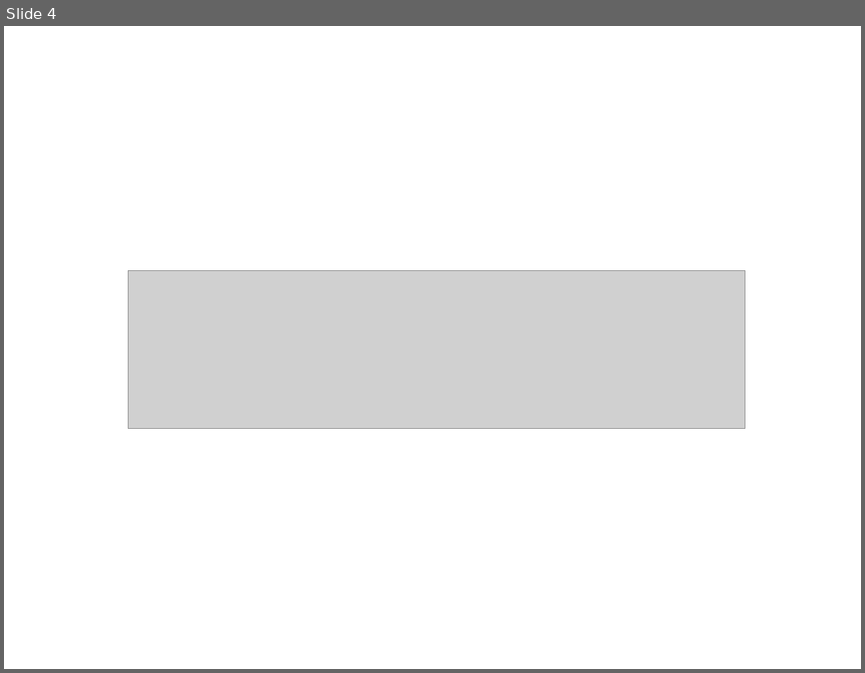
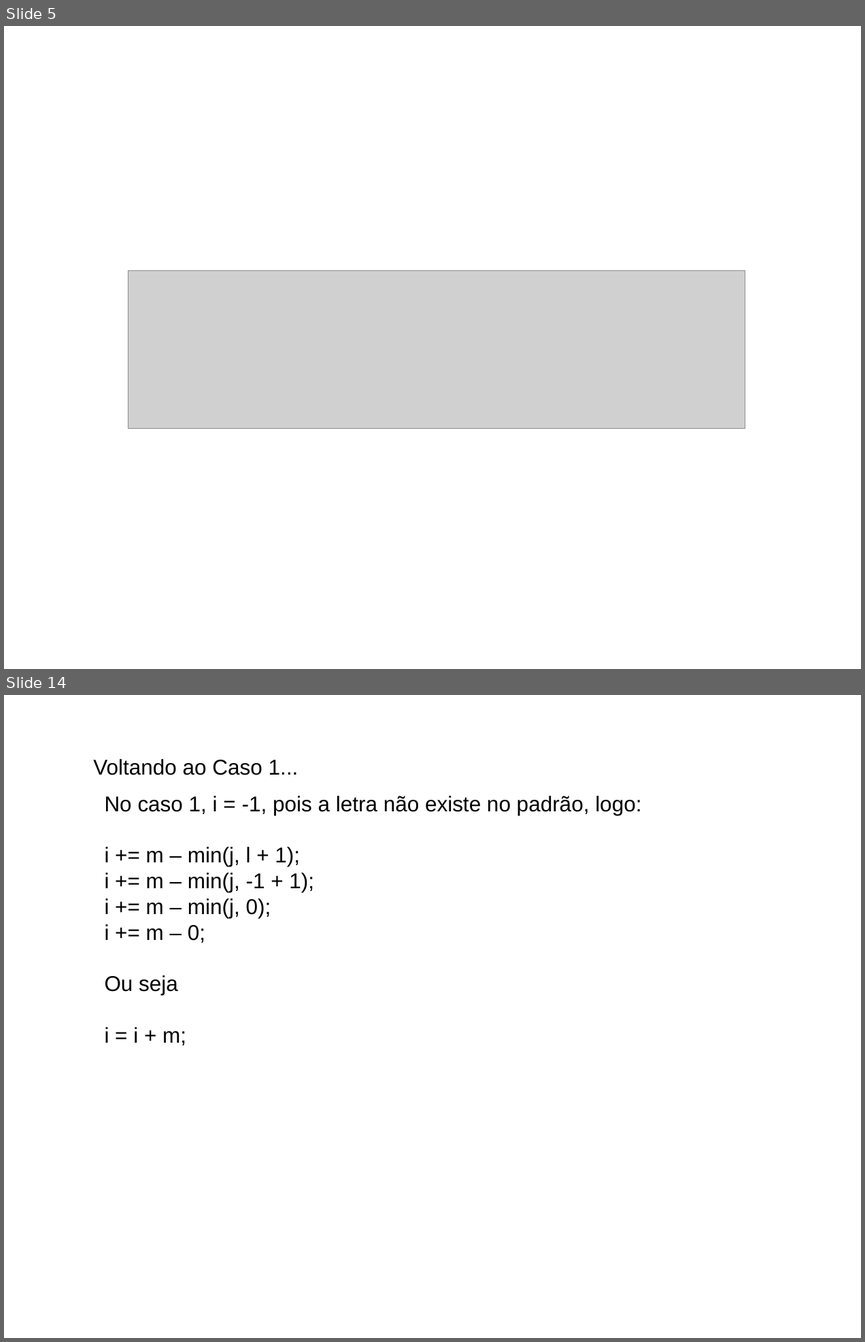
Before and after one commit to BartoAlheiros/Projeto-PAA, a slide deck: PAA 2a Oficina.pptx. Shown one above the other, each under a label of ours: slide 4 before the commit, slides 5 and 14 after it; the slides between them are not shown. The pictures are 865x673 and 865x1342 pixels, drawn with LibreOffice and Linux fonts; fonts in the diff are those of the drawing; grey boxes stand for pictures; background and template pictures are left out. Boxes give left, top, right and bottom in pixels: in the first picture for what was removed or moved away, otherwise in the second. Text is boxed around its words. In the diff, an @@ line names an element or a change of style, - is before the commit and + after.

Commit message:
Caso 2 (em construção)

```diff
--- a/PAA 2a Oficina.pptx
+++ b/PAA 2a Oficina.pptx
@@ slide 14 added at bbox=[4, 695, 861, 1338], background picture (left out) @@
@@ text added at bbox=[93, 759, 298, 775], 18 pt, text #000000 @@
+Voltando ao Caso 1...
@@ text added at bbox=[105, 796, 641, 1045], 18 pt, text #000000 @@
+No caso 1, i = -1, pois a letra não existe no padrão, logo:
+i += m – min(j, l + 1);
+i += m – min(j, -1 + 1);
+i += m – min(j, 0);
+i += m – 0;
+Ou seja
+i = i + m;
@@ what was slide 4 is now slide 5 @@
```
Also in this commit, not shown: 3 slides changed, 12 other slides added, 3 slides removed, 2 other files.
